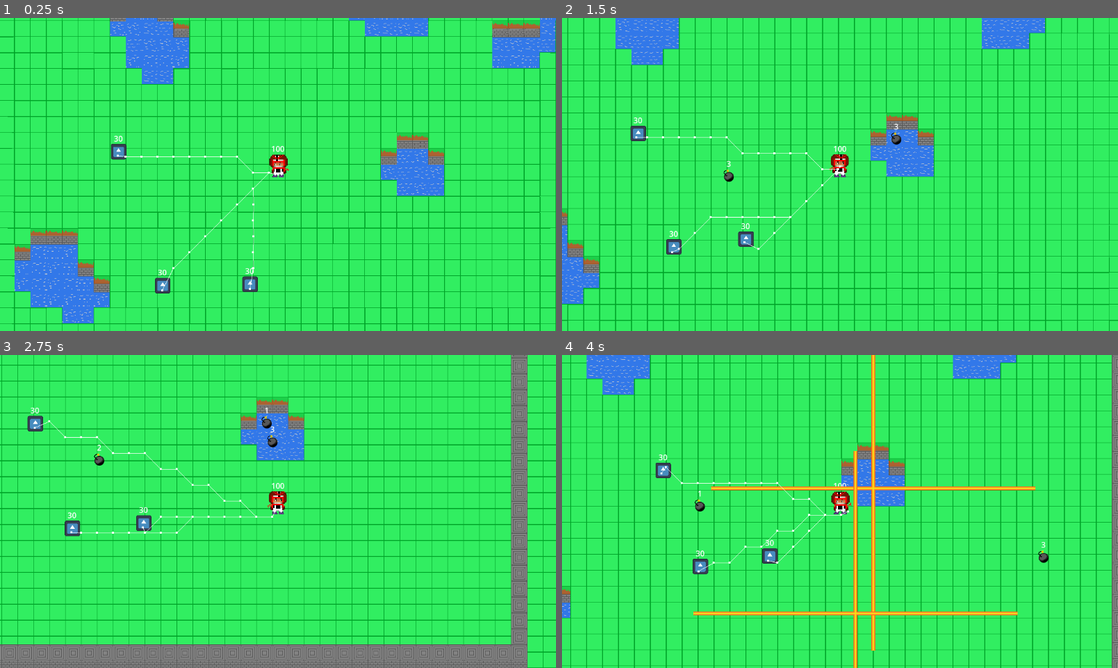
Above: before the commit, frames 1-4 (two rows, left to right).
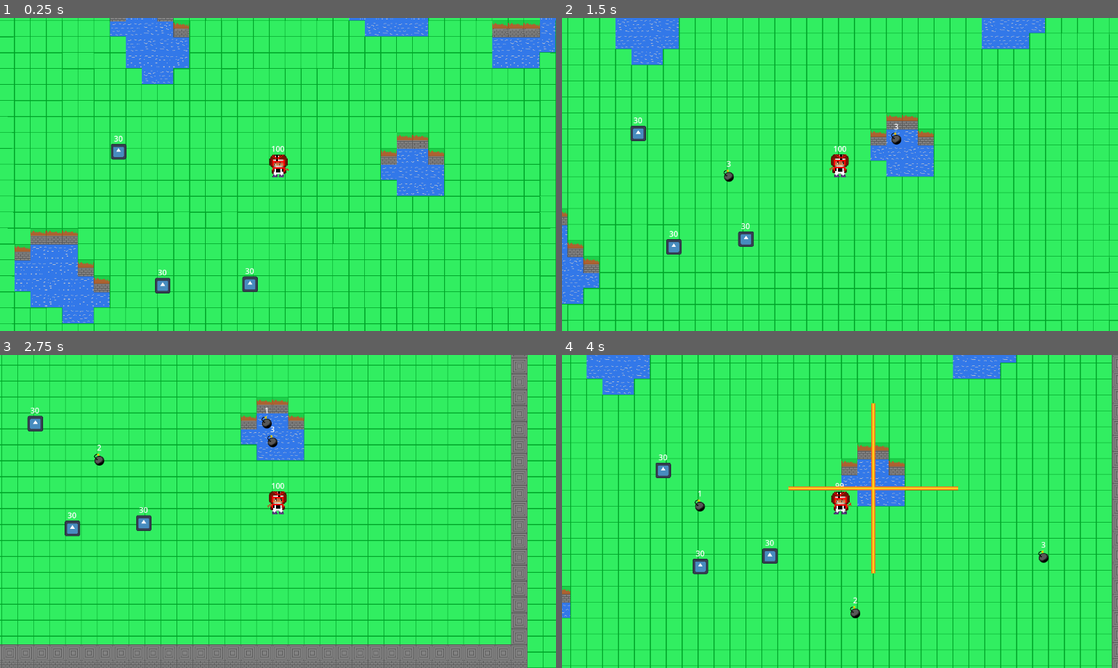
Above: after the commit, the same moments.

Repository: Mobius-Bron/rogue_boom_game
Game: Godot game, scene res://world/world.tscn
The game is run twice, just before and just after one commit, with the same random seed, the same clock (stepped at 60 frames per second) and the same inputs. The engine's default icon, where the game draws it, is replaced by a stand-in: a white triangle on a blue panel in a dark square.
Inputs (mouse positions are in pixels of both pictures, inside the frame that each line leads up to):
- Up to frame 1 (0.25 s): no input
- Up to frame 2 (1.5 s): move the mouse to (962, 158) at 0.52 s; hold D (ui_right) 0.53-1.28 s; click (962, 158) at 0.6 s; move the mouse to (728, 190) at 1.27 s; hold S (ui_down) from 1.28 s (still down); click (728, 190) at 1.35 s
- Up to frame 3 (2.75 s): move the mouse to (333, 442) at 2.02 s; release S (ui_down) at 2.03 s; hold D (ui_right) from 2.03 s (still down); click (333, 442) at 2.1 s
- Up to frame 4 (4 s): move the mouse to (812, 574) at 2.77 s; release D (ui_right) at 2.78 s; hold W (ui_up) 2.78-3.53 s; click (812, 574) at 2.85 s; move the mouse to (1006, 558) at 3.52 s; hold A (ui_left) from 3.53 s (still down); click (1006, 558) at 3.6 s

The runs differ from the first frame. In frame 1, 0.9% of the frame differs, in the area x 2-100%, y 0-98%; in frame 2, 0.7%; in frame 3, 0.5%; in frame 4, 2.7%, in the area x 0-86%, y 0-100%.

Commit message:
添加史莱姆攻击

Diff:
--- a/enemys/enemy.gd
+++ b/enemys/enemy.gd
@@ -1,6 +1,7 @@
 extends CharacterBody2D
 
 var speed = 50
+var atk = 1
 
 @export var max_hp = 30
 var hp = 30
@@ -23,3 +24,12 @@
 
 func _on_timer_timeout():
 	navigationAgent.target_position = player.global_position
+
+func _on_atk_area_area_entered(area):
+	if area.name == "hurt_area":
+		var node = area.get_parent()
+		if node.name == "player":
+			node.hurt(atk)
+
+func _on_atk_area_area_exited(area):
+	pass # Replace with function body.
--- a/enemys/enemy.tscn
+++ b/enemys/enemy.tscn
@@ -1,13 +1,16 @@
-[gd_scene load_steps=5 format=3 uid="uid://djd2td8kh8ebf"]
+[gd_scene load_steps=6 format=3 uid="uid://djd2td8kh8ebf"]
 
 [ext_resource type="Script" path="res://enemys/enemy.gd" id="1_wj2yn"]
 [ext_resource type="Texture2D" uid="uid://fohj8djb5vtb" path="res://icon.svg" id="1_x257i"]
 
+[sub_resource type="RectangleShape2D" id="RectangleShape2D_2wrjw"]
+size = Vector2(20, 11.25)
+
 [sub_resource type="CircleShape2D" id="CircleShape2D_fxxxp"]
 radius = 9.375
 
-[sub_resource type="RectangleShape2D" id="RectangleShape2D_2wrjw"]
-size = Vector2(20, 11.25)
+[sub_resource type="RectangleShape2D" id="RectangleShape2D_3q0dx"]
+size = Vector2(42, 36)
 
 [node name="enemy" type="CharacterBody2D"]
 y_sort_enabled = true
@@ -23,17 +26,10 @@
 
 [node name="NavigationAgent2D" type="NavigationAgent2D" parent="."]
 path_postprocessing = 1
-debug_enabled = true
-debug_use_custom = true
 
 [node name="Timer" type="Timer" parent="."]
 wait_time = 0.1
 autostart = true
-
-[node name="CollisionShape2D" type="CollisionShape2D" parent="."]
-position = Vector2(3.38813e-21, -2.38419e-07)
-scale = Vector2(1.6, 1.6)
-shape = SubResource("CircleShape2D_fxxxp")
 
 [node name="HP" type="Label" parent="."]
 offset_left = -20.0
@@ -42,11 +38,23 @@
 offset_bottom = -24.0
 horizontal_alignment = 1
 
-[node name="hunt_area" type="Area2D" parent="."]
+[node name="hurt_area" type="Area2D" parent="."]
 
-[node name="enemy_c" type="CollisionShape2D" parent="hunt_area"]
+[node name="enemy_c" type="CollisionShape2D" parent="hurt_area"]
 position = Vector2(3.38813e-21, 0)
 scale = Vector2(1.6, 1.6)
 shape = SubResource("RectangleShape2D_2wrjw")
 
+[node name="CollisionShape2D" type="CollisionShape2D" parent="."]
+position = Vector2(3.38813e-21, -2.38419e-07)
+scale = Vector2(1.6, 1.6)
+shape = SubResource("CircleShape2D_fxxxp")
+
+[node name="atk_area" type="Area2D" parent="."]
+
+[node name="CollisionShape2D" type="CollisionShape2D" parent="atk_area"]
+shape = SubResource("RectangleShape2D_3q0dx")
+
 [connection signal="timeout" from="Timer" to="." method="_on_timer_timeout"]
+[connection signal="area_entered" from="atk_area" to="." method="_on_atk_area_area_entered"]
+[connection signal="area_exited" from="atk_area" to="." method="_on_atk_area_area_exited"]
--- a/player/boom.gd
+++ b/player/boom.gd
@@ -64,7 +64,7 @@
 		var node = area.get_parent()
 		if node != self:
 			nextTargets.append(node)
-	elif  area.name == "hunt_area":
+	elif  area.name == "hurt_area":
 		var node = area.get_parent()
 		if node not in enemyList:
 			enemyList.append(node)
--- a/player/boom.tscn
+++ b/player/boom.tscn
@@ -53,7 +53,7 @@
 
 [node name="boom" type="Node2D"]
 script = ExtResource("1_oye5e")
-length = 10
+length = 5
 
 [node name="TileMap" type="TileMap" parent="."]
 position = Vector2(-16, -16)
--- a/player/player.tscn
+++ b/player/player.tscn
@@ -78,8 +78,8 @@
 offset_bottom = -42.0
 horizontal_alignment = 1
 
-[node name="hunt_area" type="Area2D" parent="."]
+[node name="hurt_area" type="Area2D" parent="."]
 
-[node name="player_c" type="CollisionShape2D" parent="hunt_area"]
+[node name="player_c" type="CollisionShape2D" parent="hurt_area"]
 scale = Vector2(2, 2)
 shape = SubResource("RectangleShape2D_bfn88")
